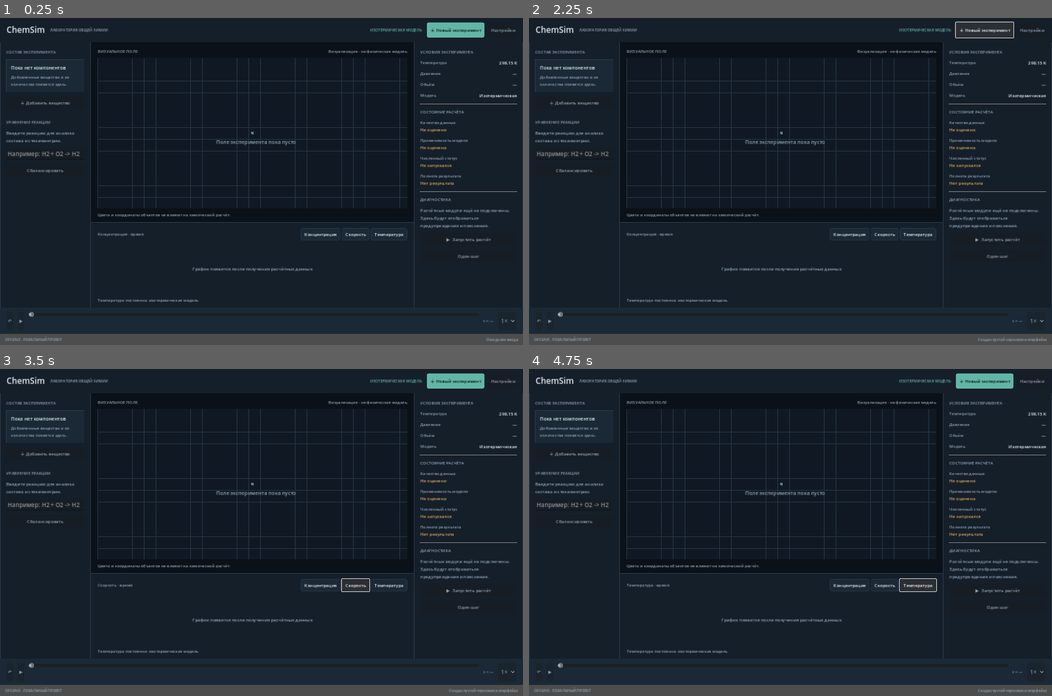
Above: before the commit, frames 1-4 (two rows, left to right).
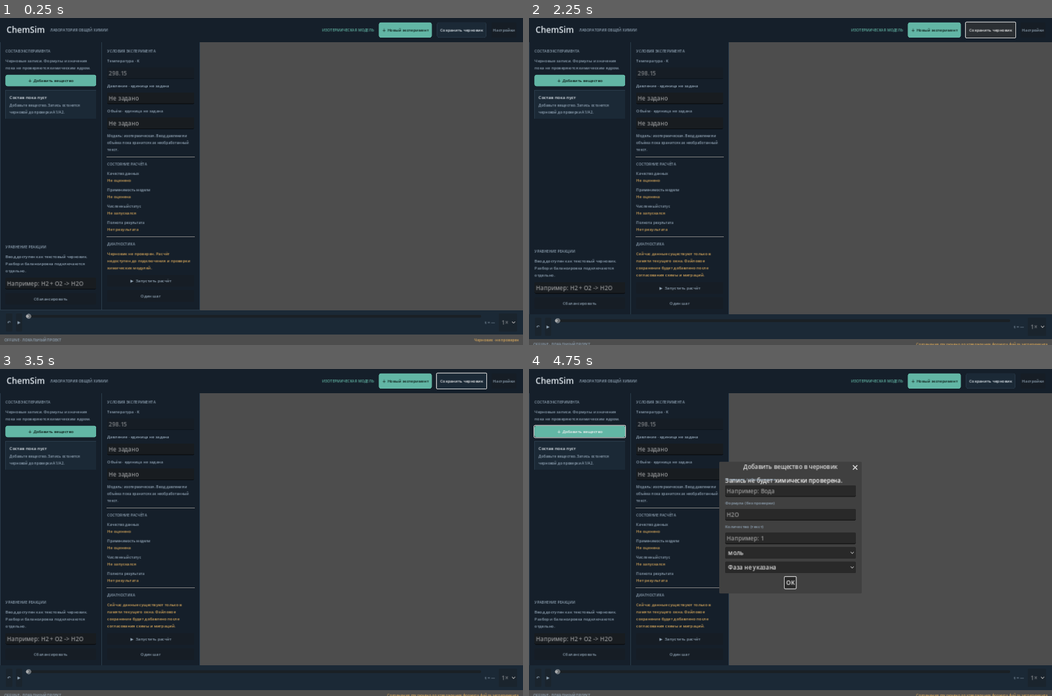
Above: after the commit, the same moments.

Repository: AndreyCokol/ChemSim
Game: Godot game, scene res://scenes/main.tscn
The game is run twice, just before and just after one commit, with the same random seed, the same clock (stepped at 60 frames per second) and the same inputs.
Inputs (mouse positions are in pixels of both pictures, inside the frame that each line leads up to):
- Up to frame 1 (0.25 s): no input
- Up to frame 2 (2.25 s): click "＋ Новый эксперимент" at 0.5 s; click (848, 233) at 1.25 s, where only the run before the commit has a clickable "Концентрация"; click (989, 31) at 2 s, where only the run after the commit has a clickable "Сохранить черновик"
- Up to frame 3 (3.5 s): click (355, 584) at 2.75 s, where only the run before the commit has a clickable "Скорость"
- Up to frame 4 (4.75 s): click (581, 431) at 3.5 s, where only the run after the commit has a clickable "＋ Добавить вещество"; click (916, 584) at 4.25 s, where only the run before the commit has a clickable "Температура"

The runs differ from the first frame. In frame 1, 56% of the frame differs, in the area x 0-100%, y 1-100%; in frame 2, 58%; in frame 3, 59%; in frame 4, 59%.
Error after the commit: Invalid access to property or key 'marker_pressed' on a base object of type 'Control (ChemSimVisualField)'. (res://scripts/main.gd:140)

Commit message:
feat(ui): add interactive experiment draft workspace

Diff:
--- a/scripts/main.gd
+++ b/scripts/main.gd
@@ -9,12 +9,35 @@
 const MUTED := Color("#91A4B5")
 const ACCENT := Color("#62B6A5")
 const WARNING := Color("#D8A85B")
+const DANGER := Color("#D97878")
 
 var status_label: Label
+var composition_list: VBoxContainer
+var visual_field: Control
 var graph_title: Label
+var reaction_input: LineEdit
+var temperature_input: LineEdit
+var pressure_input: LineEdit
+var volume_input: LineEdit
+var diagnostic_label: Label
+var selected_component_id: int = -1
+var next_component_id: int = 1
+var components: Array[Dictionary] = []
+var experiment_name: String = "Новый эксперимент"
+var draft_dirty: bool = false
+var active_graph: String = "concentration"
+var add_dialog: AcceptDialog
+var name_input: LineEdit
+var formula_input: LineEdit
+var amount_input: LineEdit
+var amount_unit: OptionButton
+var phase_input: OptionButton
+var edit_dialog: AcceptDialog
 
 func _ready() -> void:
 	_build_ui()
+	_create_add_dialog()
+	_refresh_composition()
 
 func _build_ui() -> void:
 	set_anchors_and_offsets_preset(Control.PRESET_FULL_RECT)
@@ -40,16 +63,18 @@
 	var row := HBoxContainer.new()
 	row.add_theme_constant_override("separation", 14)
 	panel.add_child(_pad(row, 18, 12, 18, 12))
-	var title := _label("ChemSim", 23, FG)
-	row.add_child(title)
+	row.add_child(_label("ChemSim", 23, FG))
 	row.add_child(_label("ЛАБОРАТОРИЯ ОБЩЕЙ ХИМИИ", 10, MUTED))
 	var spacer := Control.new()
 	spacer.size_flags_horizontal = Control.SIZE_EXPAND_FILL
 	row.add_child(spacer)
 	row.add_child(_label("ИЗОТЕРМИЧЕСКАЯ МОДЕЛЬ", 10, ACCENT))
 	var new_button := _button("＋ Новый эксперимент", true)
-	new_button.pressed.connect(func(): status_label.text = "Создан пустой черновик интерфейса")
+	new_button.pressed.connect(_new_experiment)
 	row.add_child(new_button)
+	var save_button := _button("Сохранить черновик", false)
+	save_button.pressed.connect(_show_save_notice)
+	row.add_child(save_button)
 	var settings := _button("Настройки", false)
 	settings.disabled = true
 	row.add_child(settings)
@@ -57,26 +82,38 @@
 
 func _left_panel() -> Control:
 	var panel := _panel(PANEL, 1)
-	panel.custom_minimum_size.x = 250
+	panel.custom_minimum_size.x = 280
+	panel.size_flags_horizontal = Control.SIZE_FILL
 	var box := VBoxContainer.new()
-	box.add_theme_constant_override("separation", 12)
-	panel.add_child(_pad(box, 16, 18, 16, 16))
+	box.add_theme_constant_override("separation", 10)
+	panel.add_child(_pad(box, 14, 16, 14, 14))
 	box.add_child(_section("СОСТАВ ЭКСПЕРИМЕНТА"))
-	box.add_child(_empty_card("Пока нет компонентов", "Добавленные вещества и их количества появятся здесь."))
-	var add := _button("＋ Добавить вещество", false)
-	add.disabled = true
+	var hint := _label("Черновые записи. Формулы и значения пока не проверяются химическим ядром.", 11, MUTED)
+	hint.autowrap_mode = TextServer.AUTOWRAP_WORD_SMART
+	box.add_child(hint)
+	var add := _button("＋ Добавить вещество", true)
+	add.pressed.connect(_open_add_dialog)
 	box.add_child(add)
+	var scroll := ScrollContainer.new()
+	scroll.size_flags_vertical = Control.SIZE_EXPAND_FILL
+	scroll.horizontal_scroll_mode = ScrollContainer.SCROLL_MODE_DISABLED
+	composition_list = VBoxContainer.new()
+	composition_list.size_flags_horizontal = Control.SIZE_EXPAND_FILL
+	composition_list.add_theme_constant_override("separation", 7)
+	scroll.add_child(composition_list)
+	box.add_child(scroll)
 	box.add_child(_separator())
 	box.add_child(_section("УРАВНЕНИЕ РЕАКЦИИ"))
-	var hint := _label("Введите реакцию для анализа состава и стехиометрии.", 12, MUTED)
-	hint.autowrap_mode = TextServer.AUTOWRAP_WORD_SMART
-	box.add_child(hint)
-	var input := LineEdit.new()
-	input.placeholder_text = "Например: H2 + O2 -> H2O"
-	input.editable = false
-	box.add_child(input)
+	var reaction_hint := _label("Ввод доступен как текстовый черновик. Разбор и балансировка подключаются отдельно.", 11, MUTED)
+	reaction_hint.autowrap_mode = TextServer.AUTOWRAP_WORD_SMART
+	box.add_child(reaction_hint)
+	reaction_input = LineEdit.new()
+	reaction_input.placeholder_text = "Например: H2 + O2 -> H2O"
+	reaction_input.text_changed.connect(_on_reaction_changed)
+	box.add_child(reaction_input)
 	var balance := _button("Сбалансировать", false)
 	balance.disabled = true
+	balance.tooltip_text = "Ожидает подключения A2 Equation Parser & Balancer"
 	box.add_child(balance)
 	return panel
 
@@ -87,21 +124,24 @@
 	var field_panel := _panel(BG, 1)
 	field_panel.size_flags_vertical = Control.SIZE_EXPAND_FILL
 	var column := VBoxContainer.new()
-	column.add_theme_constant_override("separation", 10)
-	field_panel.add_child(_pad(column, 18, 16, 18, 12))
+	column.add_theme_constant_override("separation", 9)
+	field_panel.add_child(_pad(column, 16, 14, 16, 10))
 	var header := HBoxContainer.new()
 	header.add_child(_section("ВИЗУАЛЬНОЕ ПОЛЕ"))
 	var spacer := Control.new()
 	spacer.size_flags_horizontal = Control.SIZE_EXPAND_FILL
 	header.add_child(spacer)
-	header.add_child(_label("Визуализация · не физическая модель", 11, MUTED))
+	header.add_child(_label("Позиция объектов — только визуальная", 11, MUTED))
 	column.add_child(header)
-	var field := Control.new()
-	field.set_script(VisualFieldScript)
-	field.size_flags_vertical = Control.SIZE_EXPAND_FILL
-	field.size_flags_horizontal = Control.SIZE_EXPAND_FILL
-	column.add_child(field)
-	var note := _label("Цвета и координаты объектов не влияют на химический расчёт.", 11, MUTED)
+	visual_field = Control.new()
+	visual_field.set_script(VisualFieldScript)
+	visual_field.size_flags_vertical = Control.SIZE_EXPAND_FILL
+	visual_field.size_flags_horizontal = Control.SIZE_EXPAND_FILL
+	visual_field.marker_pressed.connect(_on_marker_pressed)
+	visual_field.field_pressed.connect(_on_field_pressed)
+	column.add_child(visual_field)
+	var note := _label("Выберите компонент слева → нажмите на поле, чтобы поставить маркер. Координаты не влияют на расчёт.", 11, MUTED)
+	note.autowrap_mode = TextServer.AUTOWRAP_WORD_SMART
 	column.add_child(note)
 	center.add_child(field_panel)
 	center.add_child(_graph_panel())
@@ -109,38 +149,56 @@
 
 func _graph_panel() -> Control:
 	var panel := _panel(PANEL, 1)
-	panel.custom_minimum_size.y = 235
+	panel.custom_minimum_size.y = 225
 	var column := VBoxContainer.new()
-	column.add_theme_constant_override("separation", 10)
-	panel.add_child(_pad(column, 18, 14, 18, 12))
+	column.add_theme_constant_override("separation", 8)
+	panel.add_child(_pad(column, 16, 12, 16, 10))
 	var row := HBoxContainer.new()
-	graph_title = _section("Концентрация · время")
+	graph_title = _section("КОНЦЕНТРАЦИЯ · ВРЕМЯ")
 	row.add_child(graph_title)
 	var spacer := Control.new()
 	spacer.size_flags_horizontal = Control.SIZE_EXPAND_FILL
 	row.add_child(spacer)
-	row.add_child(_graph_tab("Концентрация", "Концентрация · время"))
-	row.add_child(_graph_tab("Скорость", "Скорость · время"))
-	row.add_child(_graph_tab("Температура", "Температура · время"))
+	row.add_child(_graph_tab("Концентрация", "concentration"))
+	row.add_child(_graph_tab("Скорость", "rate"))
+	row.add_child(_graph_tab("Температура", "temperature"))
 	column.add_child(row)
-	var center := CenterContainer.new()
-	center.size_flags_vertical = Control.SIZE_EXPAND_FILL
-	center.add_child(_label("График появится после получения расчётных данных", 12, MUTED))
-	column.add_child(center)
+	var chart_area := Control.new()
+	chart_area.size_flags_vertical = Control.SIZE_EXPAND_FILL
+	chart_area.set_script(null)
+	var chart_label := _label("Нет расчётных временных рядов", 12, MUTED)
+	chart_label.set_anchors_and_offsets_preset(Control.PRESET_CENTER)
+	chart_area.add_child(chart_label)
+	column.add_child(chart_area)
 	column.add_child(_label("Температура постоянна: изотермическая модель", 11, MUTED))
 	return panel
 
 func _right_panel() -> Control:
 	var panel := _panel(PANEL, 1)
-	panel.custom_minimum_size.x = 300
+	panel.custom_minimum_size.x = 270
 	var box := VBoxContainer.new()
-	box.add_theme_constant_override("separation", 12)
-	panel.add_child(_pad(box, 16, 18, 16, 16))
+	box.add_theme_constant_override("separation", 10)
+	panel.add_child(_pad(box, 14, 16, 14, 14))
 	box.add_child(_section("УСЛОВИЯ ЭКСПЕРИМЕНТА"))
-	box.add_child(_value_row("Температура", "298.15 K"))
-	box.add_child(_value_row("Давление", "—"))
-	box.add_child(_value_row("Объём", "—"))
-	box.add_child(_value_row("Модель", "Изотермическая"))
+	box.add_child(_label("Температура · K", 11, MUTED))
+	temperature_input = LineEdit.new()
+	temperature_input.text = "298.15"
+	temperature_input.editable = false
+	temperature_input.tooltip_text = "MVP изотермический: температура постоянна"
+	box.add_child(temperature_input)
+	box.add_child(_label("Давление · единица не задана", 11, MUTED))
+	pressure_input = LineEdit.new()
+	pressure_input.placeholder_text = "Не задано"
+	pressure_input.text_changed.connect(_on_condition_changed)
+	box.add_child(pressure_input)
+	box.add_child(_label("Объём · единица не задана", 11, MUTED))
+	volume_input = LineEdit.new()
+	volume_input.placeholder_text = "Не задано"
+	volume_input.text_changed.connect(_on_condition_changed)
+	box.add_child(volume_input)
+	var model_note := _label("Модель: изотермическая. Ввод давления и объёма пока хранится как необработанный текст.", 10, MUTED)
+	model_note.autowrap_mode = TextServer.AUTOWRAP_WORD_SMART
+	box.add_child(model_note)
 	box.add_child(_separator())
 	box.add_child(_section("СОСТОЯНИЕ РАСЧЁТА"))
 	box.add_child(_status_row("Качество данных", "Не оценено"))
@@ -149,11 +207,12 @@
 	box.add_child(_status_row("Полнота результата", "Нет результата"))
 	box.add_child(_separator())
 	box.add_child(_section("ДИАГНОСТИКА"))
-	var diag := _label("Расчётные модули ещё не подключены. Здесь будут отображаться предупреждения и пояснения.", 12, MUTED)
-	diag.autowrap_mode = TextServer.AUTOWRAP_WORD_SMART
-	box.add_child(diag)
+	diagnostic_label = _label("Черновик не проверен. Расчёт недоступен до подключения и проверки химических модулей.", 11, WARNING)
+	diagnostic_label.autowrap_mode = TextServer.AUTOWRAP_WORD_SMART
+	box.add_child(diagnostic_label)
 	var run := _button("▶  Запустить расчёт", true)
 	run.disabled = true
+	run.tooltip_text = "Ожидает A1–A4 и утверждённых контрактов"
 	box.add_child(run)
 	var step := _button("Один шаг", false)
 	step.disabled = true
@@ -162,12 +221,13 @@
 
 func _timeline() -> Control:
 	var panel := _panel(PANEL_ALT, 0)
-	panel.custom_minimum_size.y = 72
+	panel.custom_minimum_size.y = 68
 	var row := HBoxContainer.new()
-	row.add_theme_constant_override("separation", 12)
-	panel.add_child(_pad(row, 18, 10, 18, 10))
+	row.add_theme_constant_override("separation", 10)
+	panel.add_child(_pad(row, 16, 9, 16, 9))
 	var rewind := _button("↶", false)
 	rewind.disabled = true
+	rewind.tooltip_text = "История и повторный расчёт будут подключены после согласования A4"
 	row.add_child(rewind)
 	var play := _button("▶", false)
 	play.disabled = true
@@ -187,19 +247,198 @@
 
 func _footer() -> Control:
 	var row := HBoxContainer.new()
-	row.custom_minimum_size.y = 30
-	row.add_child(_pad(_label("OFFLINE · ЛОКАЛЬНЫЙ ПРОЕКТ", 10, MUTED), 14, 5, 0, 5))
+	row.custom_minimum_size.y = 28
+	row.add_child(_pad(_label("OFFLINE · ЛОКАЛЬНЫЙ ПРОЕКТ", 10, MUTED), 12, 4, 0, 4))
 	var spacer := Control.new()
 	spacer.size_flags_horizontal = Control.SIZE_EXPAND_FILL
 	row.add_child(spacer)
-	status_label = _label("Ожидание ввода", 10, MUTED)
-	row.add_child(_pad(status_label, 0, 5, 14, 5))
+	status_label = _label("Черновик · не проверен", 10, WARNING)
+	row.add_child(_pad(status_label, 0, 4, 12, 4))
 	return row
 
+func _create_add_dialog() -> void:
+	add_dialog = AcceptDialog.new()
+	add_dialog.title = "Добавить вещество в черновик"
+	add_dialog.dialog_text = "Запись не будет химически проверена."
+	add_child(add_dialog)
+	var form := VBoxContainer.new()
+	form.custom_minimum_size.x = 360
+	form.add_theme_constant_override("separation", 8)
+	add_dialog.add_child(form)
+	form.add_child(_label("Название / обозначение", 11, MUTED))
+	name_input = LineEdit.new()
+	name_input.placeholder_text = "Например: Вода"
+	form.add_child(name_input)
+	form.add_child(_label("Формула (без проверки)", 11, MUTED))
+	formula_input = LineEdit.new()
+	formula_input.placeholder_text = "H2O"
+	form.add_child(formula_input)
+	form.add_child(_label("Количество (текст)", 11, MUTED))
+	amount_input = LineEdit.new()
+	amount_input.placeholder_text = "Например: 1"
+	form.add_child(amount_input)
+	amount_unit = OptionButton.new()
+	amount_unit.add_item("моль")
+	amount_unit.add_item("г")
+	amount_unit.add_item("мл")
+	amount_unit.add_item("л")
+	amount_unit.add_item("не задано")
+	form.add_child(amount_unit)
+	phase_input = OptionButton.new()
+	phase_input.add_item("Фаза не указана")
+	phase_input.add_item("Водный раствор")
+	phase_input.add_item("Газ")
+	phase_input.add_item("Жидкость")
+	phase_input.add_item("Твёрдое")
+	form.add_child(phase_input)
+	add_dialog.confirmed.connect(_confirm_add_component)
+
+func _open_add_dialog() -> void:
+	name_input.text = ""
+	formula_input.text = ""
+	amount_input.text = ""
+	amount_unit.select(0)
+	phase_input.select(0)
+	add_dialog.popup_centered()
+
+func _confirm_add_component() -> void:
+	var display_name := name_input.text.strip_edges()
+	var formula := formula_input.text.strip_edges()
+	if display_name.is_empty() and formula.is_empty():
+		status_label.text = "Нужно указать название или формулу"
+		return
+	var unit := amount_unit.get_item_text(amount_unit.selected)
+	var phase := phase_input.get_item_text(phase_input.selected)
+	var item := {
+		"id": next_component_id,
+		"name": display_name if not display_name.is_empty() else formula,
+		"formula": formula,
+		"amount": amount_input.text.strip_edges(),
+		"unit": unit,
+		"phase": phase,
+		"position": Vector2(-1, -1)
+	}
+	next_component_id += 1
+	components.append(item)
+	draft_dirty = true
+	selected_component_id = int(item.id)
+	_refresh_composition()
+	status_label.text = "Добавлен черновик: " + str(item.name)
+
+func _refresh_composition() -> void:
+	if composition_list == null:
+		return
+	for child in composition_list.get_children():
+		child.queue_free()
+	if components.is_empty():
+		var empty := _empty_card("Состав пока пуст", "Добавьте вещество. Запись останется черновой до проверки A1/A2.")
+		composition_list.add_child(empty)
+		return
+	for item in components:
+		var card := _panel(PANEL_ALT, 1)
+		var row := VBoxContainer.new()
+		row.add_theme_constant_override("separation", 5)
+		card.add_child(_pad(row, 9, 8, 9, 8))
+		var title_row := HBoxContainer.new()
+		title_row.add_child(_label(str(item.name), 13, FG))
+		var spacer := Control.new()
+		spacer.size_flags_horizontal = Control.SIZE_EXPAND_FILL
+		title_row.add_child(spacer)
+		var remove := _button("×", false)
+		remove.custom_minimum_size.x = 30
+		remove.pressed.connect(_remove_component.bind(int(item.id)))
+		title_row.add_child(remove)
+		row.add_child(title_row)
+		var details := str(item.formula) + " · " + str(item.amount) + " " + str(item.unit)
+		var detail_label := _label(details, 10, MUTED)
+		detail_label.autowrap_mode = TextServer.AUTOWRAP_WORD_SMART
+		row.add_child(detail_label)
+		row.add_child(_label(str(item.phase), 10, MUTED))
+		var place := _button("Разместить на поле", false)
+		place.pressed.connect(_select_component_for_placement.bind(int(item.id)))
+		row.add_child(place)
+		if int(item.id) == selected_component_id:
+			row.add_child(_label("Выбрано · нажмите на поле", 10, ACCENT))
+		composition_list.add_child(card)
+
+func _remove_component(component_id: int) -> void:
+	for index in range(components.size() - 1, -1, -1):
+		if int(components[index].id) == component_id:
+			components.remove_at(index)
+			break
+	if selected_component_id == component_id:
+		selected_component_id = -1
+	visual_field.remove_marker(component_id)
+	draft_dirty = true
+	_refresh_composition()
+	status_label.text = "Черновая запись удалена"
+
+func _select_component_for_placement(component_id: int) -> void:
+	selected_component_id = component_id
+	_refresh_composition()
+	status_label.text = "Нажмите на визуальное поле для размещения маркера"
+
+func _on_field_pressed(normalized_position: Vector2) -> void:
+	if selected_component_id < 0:
+		status_label.text = "Сначала выберите компонент для размещения"
+		return
+	for index in range(components.size()):
+		if int(components[index].id) == selected_component_id:
+			components[index].position = normalized_position
+			visual_field.set_marker(selected_component_id, str(components[index].name), normalized_position)
+			draft_dirty = true
+			status_label.text = "Маркер перемещён · химическое состояние не изменено"
+			_refresh_composition()
+			return
+
+func _on_marker_pressed(component_id: int) -> void:
+	selected_component_id = component_id
+	_refresh_composition()
+	status_label.text = "Выбран маркер · перетащите его или нажмите новое место"
+
+func _on_reaction_changed(_value: String) -> void:
+	draft_dirty = true
+	_set_draft_status()
+
+func _on_condition_changed(_value: String) -> void:
+	draft_dirty = true
+	_set_draft_status()
+
+func _set_draft_status() -> void:
+	status_label.text = "Черновик изменён · химическая проверка не выполнена"
+	diagnostic_label.text = "Введённые значения не интерпретируются и не конвертируются. Запуск расчёта заблокирован."
+
 func _graph_tab(caption: String, mode: String) -> Button:
-	var button := _button(caption, false)
-	button.pressed.connect(func(): graph_title.text = mode)
+	var button := _button(caption, mode == active_graph)
+	button.pressed.connect(func():
+		active_graph = mode
+		match mode:
+			"concentration":
+				graph_title.text = "КОНЦЕНТРАЦИЯ · ВРЕМЯ"
+			"rate":
+				graph_title.text = "СКОРОСТЬ · ВРЕМЯ"
+			"temperature":
+				graph_title.text = "ТЕМПЕРАТУРА · ВРЕМЯ"
+	)
 	return button
+
+func _new_experiment() -> void:
+	components.clear()
+	selected_component_id = -1
+	next_component_id = 1
+	experiment_name = "Новый эксперимент"
+	draft_dirty = false
+	reaction_input.text = ""
+	pressure_input.text = ""
+	volume_input.text = ""
+	visual_field.clear_markers()
+	_refresh_composition()
+	diagnostic_label.text = "Создан пустой черновик. Расчёт не запускался."
+	status_label.text = "Создан новый эксперимент"
+
+func _show_save_notice() -> void:
+	status_label.text = "Сохранение отключено до утверждения формата файла эксперимента"
+	diagnostic_label.text = "Сейчас данные существуют только в памяти текущего окна. Файловое сохранение будет добавлено после согласования схемы и миграций."
 
 func _panel(color: Color, border_width: int) -> PanelContainer:
 	var panel := PanelContainer.new()
@@ -227,20 +466,20 @@
 	return label
 
 func _section(text_value: String) -> Label:
-	return _label(text_value, 11, MUTED)
+	return _label(text_value, 10, MUTED)
 
 func _button(caption: String, primary: bool) -> Button:
 	var button := Button.new()
 	button.text = caption
-	button.custom_minimum_size.y = 34
-	button.add_theme_font_size_override("font_size", 12)
+	button.custom_minimum_size.y = 32
+	button.add_theme_font_size_override("font_size", 11)
 	var style := StyleBoxFlat.new()
 	style.bg_color = ACCENT if primary else PANEL_ALT
 	style.border_color = ACCENT if primary else BORDER
 	style.set_border_width_all(1)
 	style.set_corner_radius_all(5)
-	style.content_margin_left = 10
-	style.content_margin_right = 10
+	style.content_margin_left = 9
+	style.content_margin_right = 9
 	button.add_theme_stylebox_override("normal", style)
 	button.add_theme_color_override("font_color", Color("#071510") if primary else FG)
 	button.add_theme_color_override("font_disabled_color", MUTED)
@@ -249,28 +488,19 @@
 func _empty_card(title_text: String, body_text: String) -> Control:
 	var panel := _panel(PANEL_ALT, 1)
 	var box := VBoxContainer.new()
-	box.add_theme_constant_override("separation", 6)
-	panel.add_child(_pad(box, 12, 12, 12, 12))
-	box.add_child(_label(title_text, 13, FG))
-	var body := _label(body_text, 11, MUTED)
+	box.add_theme_constant_override("separation", 5)
+	panel.add_child(_pad(box, 10, 10, 10, 10))
+	box.add_child(_label(title_text, 12, FG))
+	var body := _label(body_text, 10, MUTED)
 	body.autowrap_mode = TextServer.AUTOWRAP_WORD_SMART
 	box.add_child(body)
 	return panel
-
-func _value_row(caption: String, value: String) -> Control:
-	var row := HBoxContainer.new()
-	row.add_child(_label(caption, 11, MUTED))
-	var spacer := Control.new()
-	spacer.size_flags_horizontal = Control.SIZE_EXPAND_FILL
-	row.add_child(spacer)
-	row.add_child(_label(value, 12, FG))
-	return row
 
 func _status_row(caption: String, value: String) -> Control:
 	var box := VBoxContainer.new()
 	box.add_theme_constant_override("separation", 2)
-	box.add_child(_label(caption, 11, MUTED))
-	box.add_child(_label(value, 12, WARNING))
+	box.add_child(_label(caption, 10, MUTED))
+	box.add_child(_label(value, 11, WARNING))
 	return box
 
 func _separator() -> Control:
